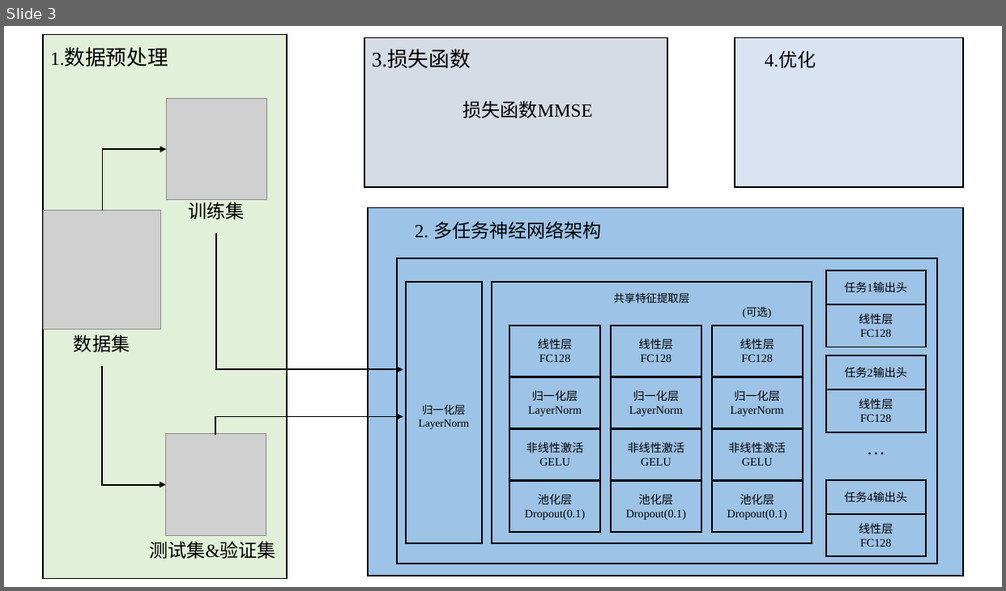
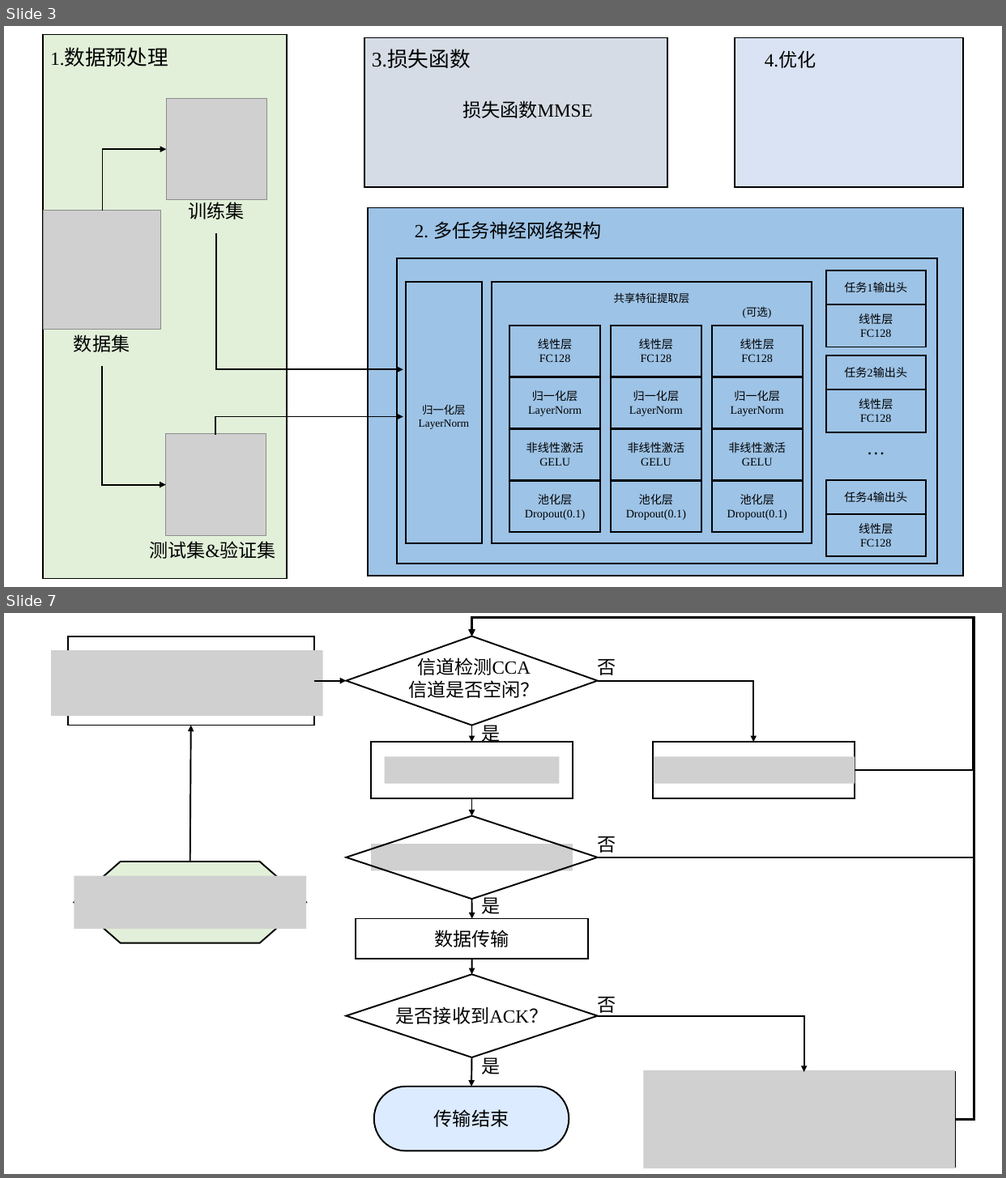
Before and after one commit to Aworrier/zzzwl-big_paper, a slide deck: PPT画图.pptx. Shown one above the other, each under a label of ours: slide 3 before the commit, slides 3 and 7 after it; the slides between them are not shown. The pictures are 1006x591 and 1006x1178 pixels, drawn with LibreOffice and Linux fonts; fonts in the diff are those of the drawing; grey boxes stand for pictures. Boxes give left, top, right and bottom in pixels: in the first picture for what was removed or moved away, otherwise in the second. Text is boxed around its words. In the diff, an @@ line names an element or a change of style, - is before the commit and + after.

```diff
--- a/PPT画图.pptx
+++ b/PPT画图.pptx
@@ slide 7 added at (4,613,1002,1174), background #FFFFFF @@
@@ group added at (51,618,974,1169): 10 texts, 7 arrows, 6 pictures, 5 rectangles, 5 elbow arrows, 3 diamonds, 1 pill shape, 1 flow chart preparation @@
+数据传输
+是
+否
+信道检测CCA
+信道是否空闲？
+是否接收到ACK？
+否
+是
+是
+否
+传输结束
```
Also in this commit, not shown: 4 other slides added, 25 other files.
